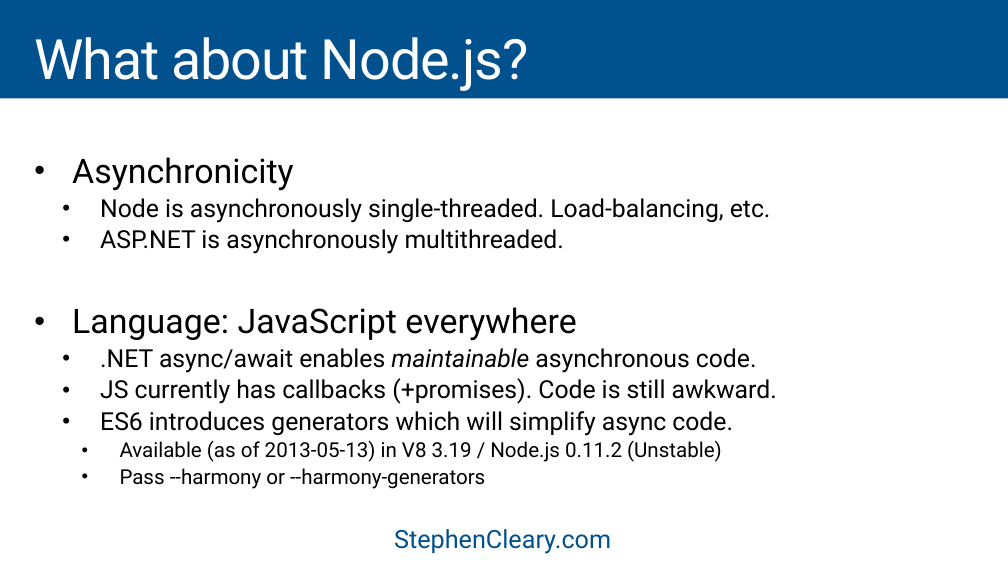
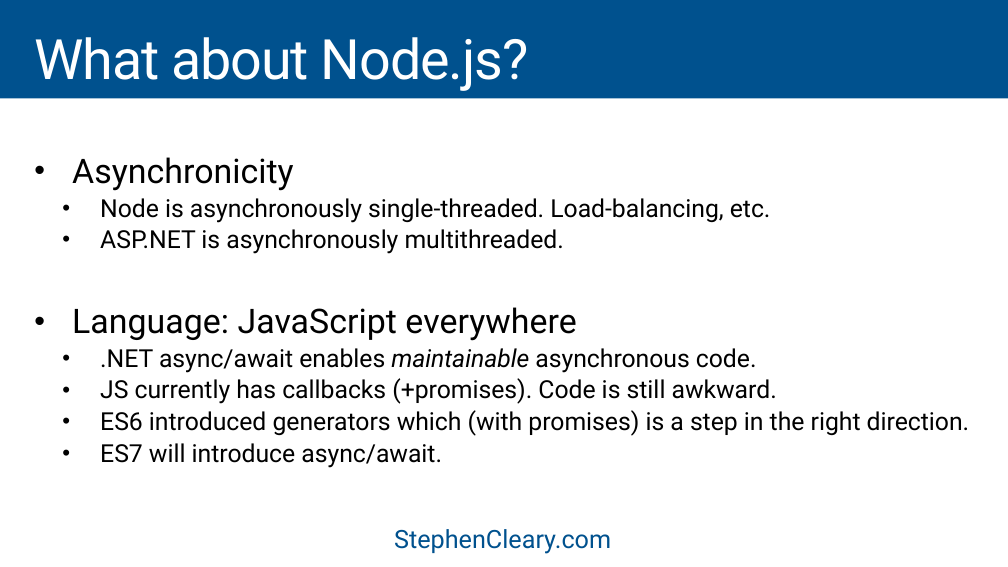
Before and after one commit to StephenCleary/Presentations, a slide deck: slide 12 of Async Servers/Intro to Async ASP.NET - 16.9.pptx. Drawn at 1008x567 pixels with LibreOffice and Linux fonts; fonts in the diff are those of the drawing. Boxes give left, top, right and bottom in pixels: in the first picture for what was removed or moved away, otherwise in the second. Text is boxed around its words. In the diff, an @@ line names an element or a change of style, - is before the commit and + after.

```diff
--- a/Async Servers/Intro to Async ASP.NET - 16.9.pptx
+++ b/Async Servers/Intro to Async ASP.NET - 16.9.pptx
@@ text at box(100, 410, 969, 468): text changed; size 19.6 to 23.5 pt @@
-  • ES6 introduces generators which will simplify async code.
-    • Available (as of 2013-05-13) in V8 3.19 / Node.js 0.11.2 (Unstable)
-    • Pass --harmony or --harmony-generators
+  • ES6 introduced generators which (with promises) is a step in the right direction.
+  • ES7 will introduce async/await.
```
Also in this commit, not shown: 8 other slides changed.
